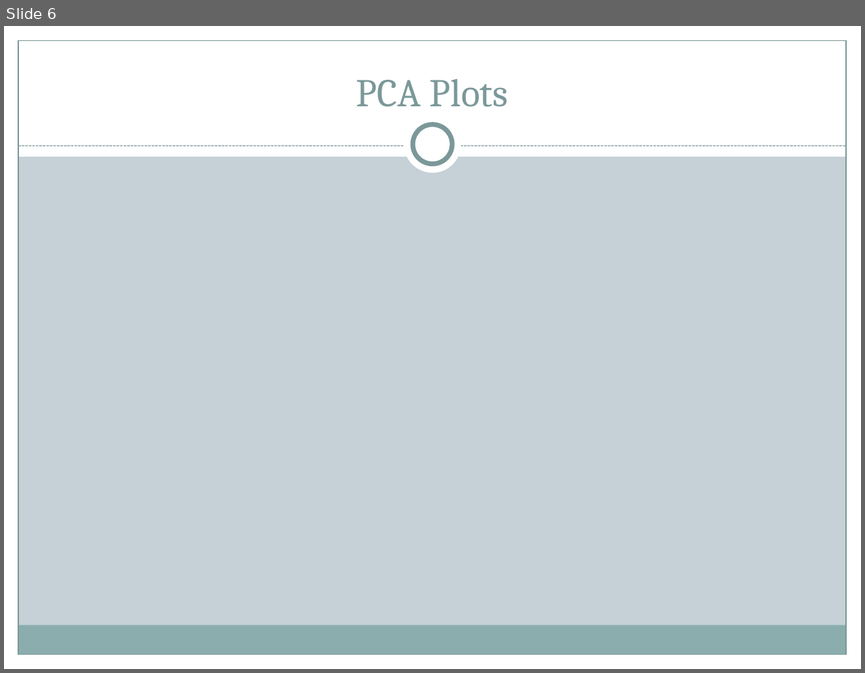
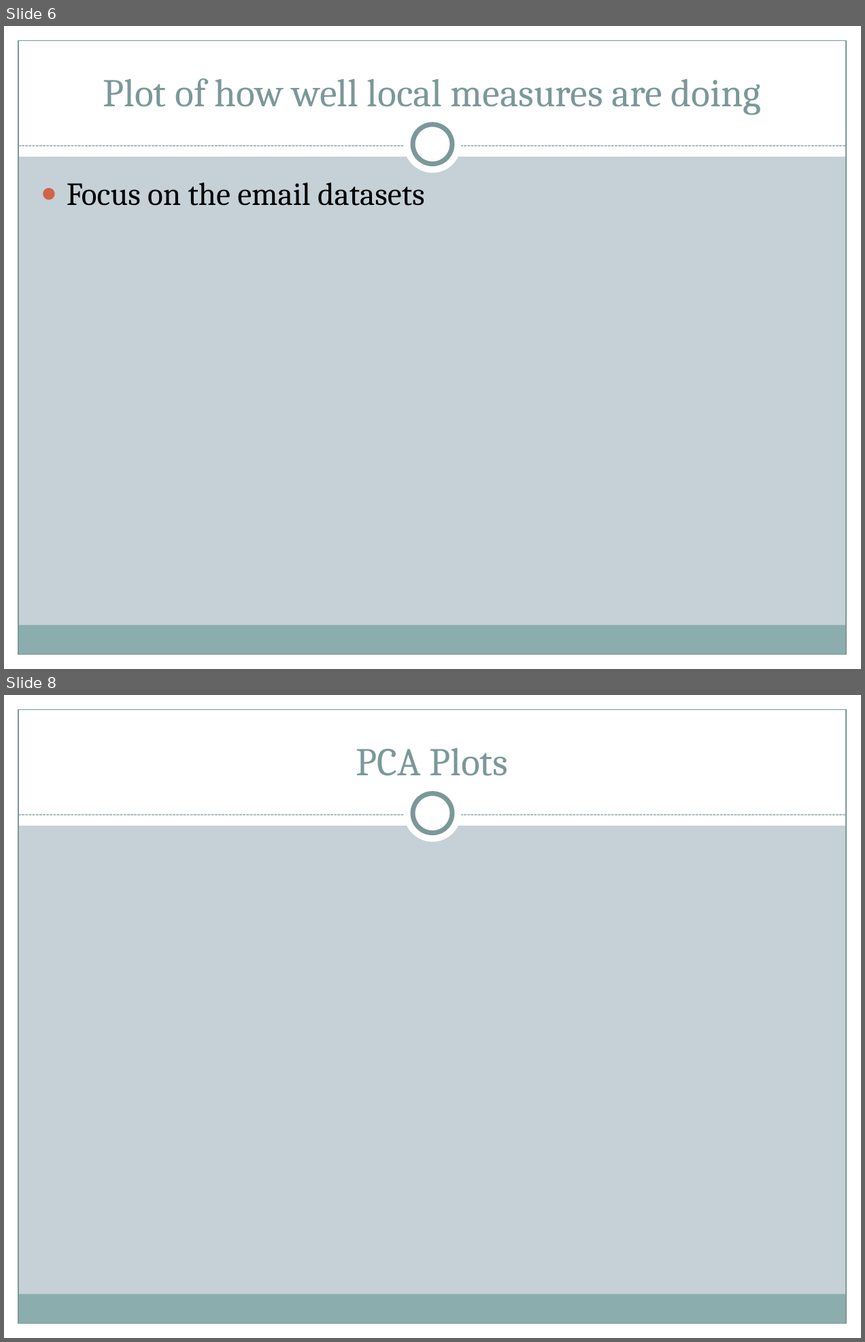
Before and after one commit to matthewjdenny/Hierarchy_In_Networks, a slide deck: Presentation/Oct21/Slides_10.21.pptx. Shown one above the other, each under a label of ours: slide 6 before the commit, slides 6 and 8 after it; the slides between them are not shown. The pictures are 865x673 and 865x1342 pixels, drawn with LibreOffice and Linux fonts; fonts in the diff are those of the drawing. Boxes give left, top, right and bottom in pixels: in the first picture for what was removed or moved away, otherwise in the second. Text is boxed around its words. In the diff, an @@ line names an element or a change of style, - is before the commit and + after.

```diff
--- a/Presentation/Oct21/Slides_10.21.pptx
+++ b/Presentation/Oct21/Slides_10.21.pptx
@@ slide 6 added at box(4, 26, 861, 669), background #C5D1D7; not listed: 9 template elements that a slide beside it also shows @@
@@ title added at box(103, 78, 761, 115), 33 pt, text #7C999A @@
+Plot of how well local measures are doing
@@ text added at box(67, 182, 425, 206), 27 pt, text #000000 @@
+● Focus on the email datasets
@@ what was slide 6 is now slide 8 @@
```
Also in this commit, not shown: 4 slides changed, 2 other slides added, 1 slide removed.
